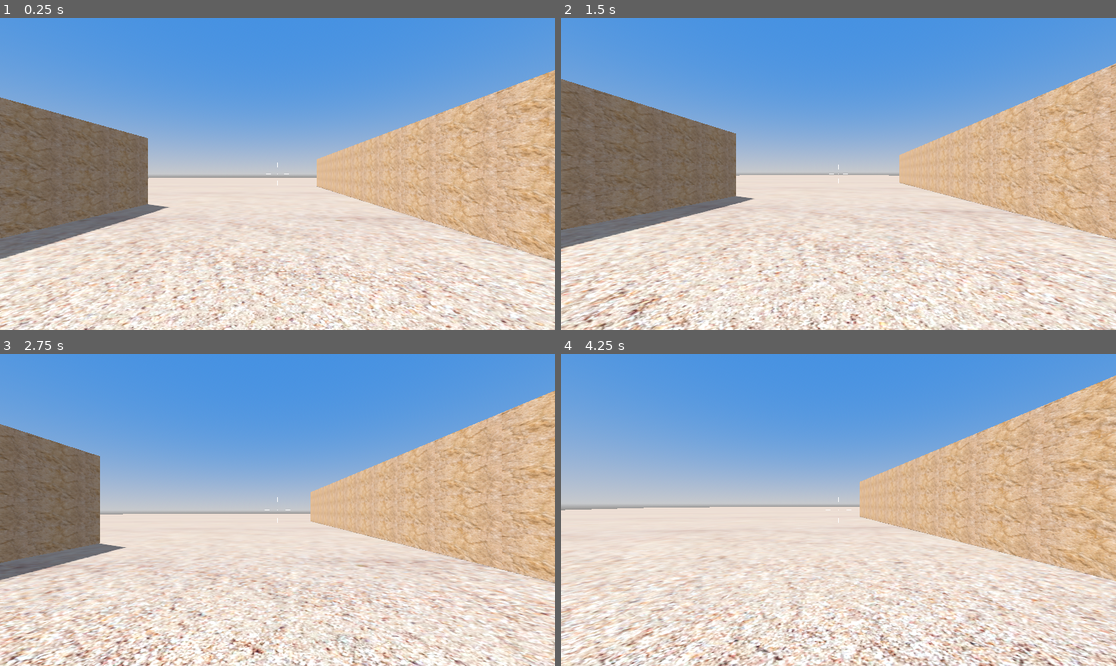
Above: before the commit, frames 1-4 (two rows, left to right).
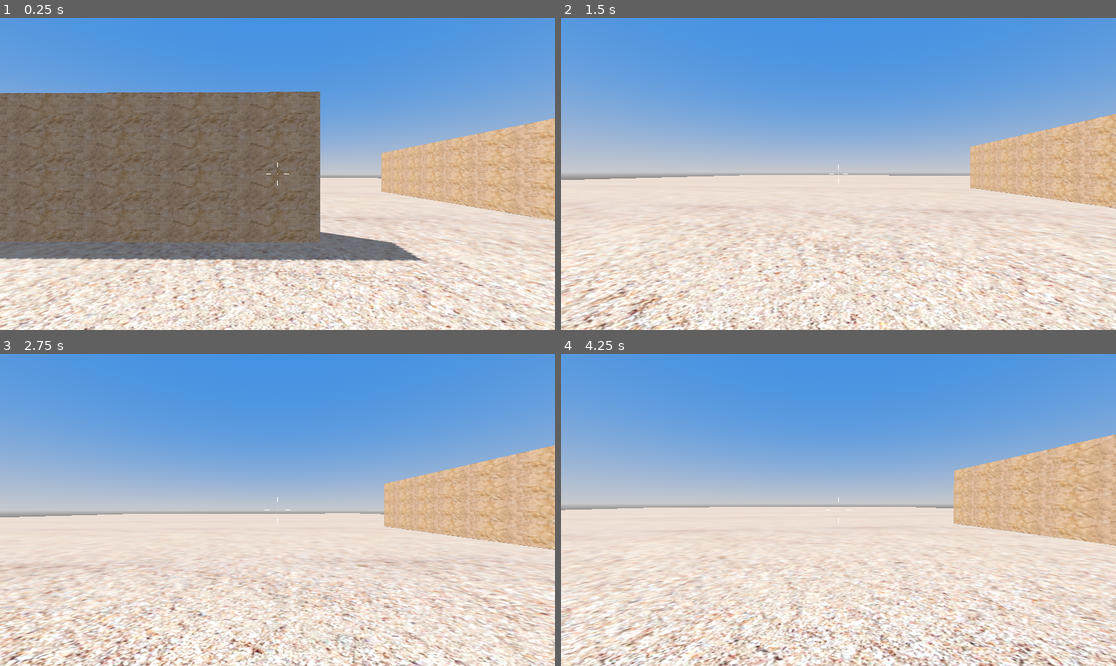
Above: after the commit, the same moments.

Repository: gamecraft-sfera/counter-godot
Game: Godot game, scene res://cg.tscn
The game is run twice, just before and just after one commit, with the same random seed, the same clock (stepped at 60 frames per second) and the same inputs.
Inputs (mouse positions are in pixels of both pictures, inside the frame that each line leads up to):
- Up to frame 1 (0.25 s): no input
- Up to frame 2 (1.5 s): tap Enter (ui_accept) at 0.5, 0.77 s; move the mouse to (866, 174) at 0.52 s; press the mouse at (866, 174) at 0.53 s; hold Up (ui_up) from 0.53 s (still down); move the mouse to (810, 174) at 1.27 s; release the mouse at (810, 174) at 1.28 s; click (810, 174) at 1.35 s
- Up to frame 3 (2.75 s): keep holding Up (ui_up); tap Enter (ui_accept) at 1.52 s; move the mouse to (288, 503) at 2.02 s; press the mouse at (288, 503) at 2.03 s
- Up to frame 4 (4.25 s): keep holding Up (ui_up); move the mouse to (832, 516) at 2.77 s; release the mouse at (832, 516) at 2.78 s; click (832, 516) at 2.85 s; tap Enter (ui_accept) at 3.02, 3.77 s; move the mouse to (877, 513) at 3.52 s; press the mouse at (877, 513) at 3.53 s

The runs differ from the first frame. In frame 1, 33% of the frame differs, in the area x 0-100%, y 16-78%; in frame 2, 21%; in frame 3, 17%; in frame 4, 12%.

Commit message:
Update cg.tscn

Diff:
--- a/cg/cg.tscn
+++ b/cg/cg.tscn
@@ -37,18 +37,29 @@
 size = Vector3(60.166824, 0.31445313, 49.111458)
 
 [node name="CSGBox3D2" type="CSGBox3D" parent="."]
-transform = Transform3D(-0.00029675564, 0, 0.99999994, 0, 1, 0, -0.99999994, 0, -0.00029675564, -65.30394, 1.6991549, -0.7809397)
+transform = Transform3D(-0.00029675564, 0, 0.99999994, 0, 1, 0, -0.99999994, 0, -0.00029675564, -65.3049, 1.6991549, -4.0081487)
 material_override = ExtResource("3_csntm")
 use_collision = true
-size = Vector3(37.039406, 3.8658447, 1.0554528)
+size = Vector3(43.493824, 3.8658447, 1.0554528)
 
 [node name="CSGBox3D3" type="CSGBox3D" parent="."]
-transform = Transform3D(-0.9999998, 0, -0.0005935112, 0, 1, 0, 0.0005935112, 0, -0.9999998, -42.781456, 1.6946411, 12.297056)
+transform = Transform3D(-0.9999998, 0, -0.0005935112, 0, 1, 0, 0.0005935112, 0, -0.9999998, -51.371708, 1.6946411, 17.148476)
 material_override = ExtResource("3_csntm")
 use_collision = true
 size = Vector3(27.687183, 3.8658447, 1.0554528)
 
 [node name="CSGBox3D4" type="CSGBox3D" parent="."]
-transform = Transform3D(1, 0, 0, 0, 1, 0, 0, 0, 1, -50.825527, 1.6609497, -1.8815155)
+transform = Transform3D(0.7476706, 0, 0.6640698, 0, 1.0085773, 0, -0.6640698, 0, 0.7476706, -62.120785, 1.6609497, -28.380375)
 material_override = ExtResource("3_csntm")
 size = Vector3(9.430176, 3.9121704, 1)
+
+[node name="CSGBox3D5" type="CSGBox3D" parent="."]
+transform = Transform3D(0.010576431, 0, 0.9999441, 0, 1, 0, -0.9999441, 0, 0.010576431, -52.08548, 1.6043365, -6.852644)
+material_override = ExtResource("3_csntm")
+use_collision = true
+size = Vector3(28.253582, 4.0526886, 1.0554528)
+
+[node name="CSGBox3D6" type="CSGBox3D" parent="."]
+transform = Transform3D(0.7476706, 0, 0.6640698, 0, 1.0085773, 0, -0.6640698, 0, 0.7476706, -48.590088, 1.6609497, -23.764227)
+material_override = ExtResource("3_csntm")
+size = Vector3(9.430176, 3.9121704, 1)
